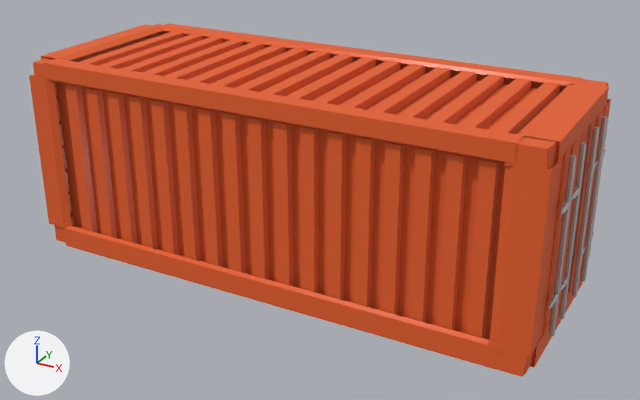
A saved change to the glTF model public/cargo.gltf.
Rendered twice from a 50 mm camera at (6.29, -11.15, 4.98) aimed at (0.2, -0.07, -0.55). The lights are fixed; the arrows at lower left show +X, +Y and +Z. Where no turn or scale is listed for an object, it has been applied to the vertices. Vertices at the same position are counted once.
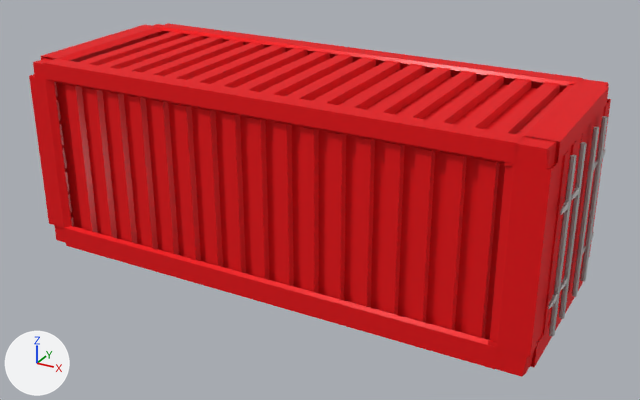
What differs and where, as boxes (x1, y1, x2, y2) in the pictures (640 x 400 px):
'Plane.001', recoloured, surface changed (orange to red): (56, 82, 505, 340) in both
'Plane.005', recoloured, surface changed (orange to red): (29, 23, 611, 377) in both
'Plane', recoloured, surface changed (orange to red): (80, 31, 561, 134) in both
'Plane.004', recoloured, surface changed: (54, 36, 152, 218) in both

The change in detail:
Material 'Material' (mat_material) changes colour from orange #e75e26 to red #f51b21; in linear values from (0.8, 0.113, 0.0194) to (0.913, 0.011, 0.0152).
In material 'Material' (mat_material), metallic goes from 0.0 to 0.706.
me_plane_001 has 140 vertices, 206 faces and spans x -3.74..3.74, y -0.13..0.0, z -1.29..1.29.
me_plane_001 is used by ob_plane_001; location (-0.07, -1.33, -0.15).
me_plane_001 no longer uses material mat_material_001.
me_plane_001 part 1: vertex colours changed.
me_plane_001 now uses material mat_material (red #f51b21).
